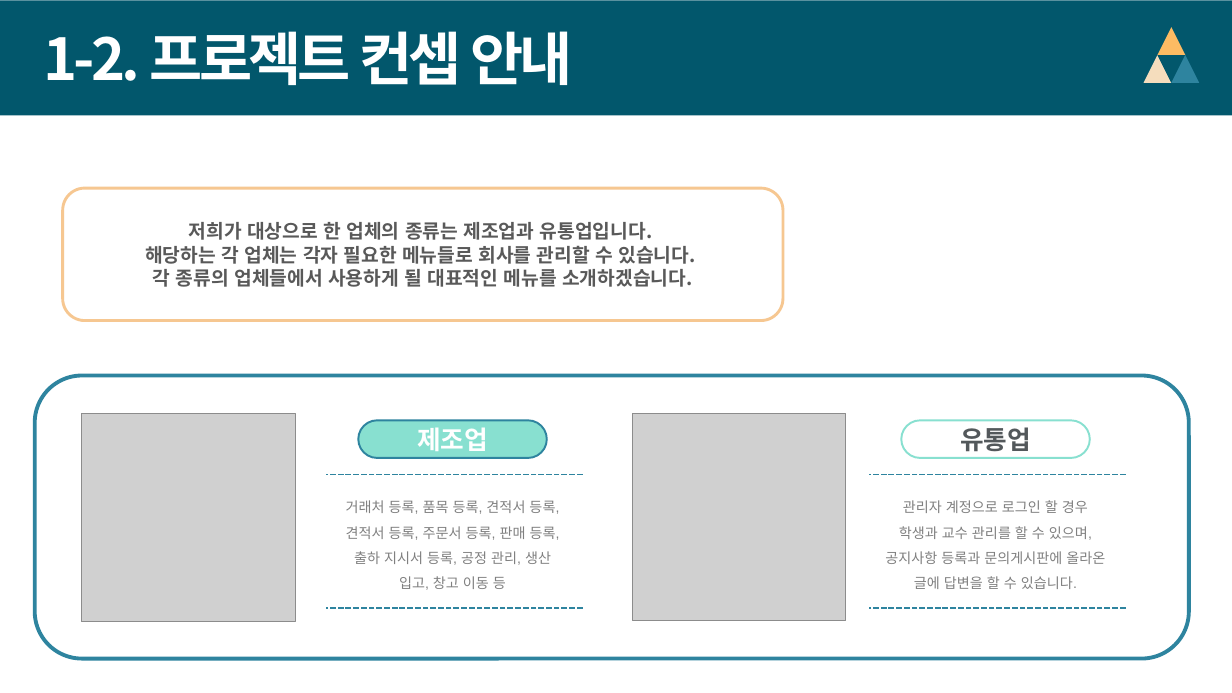
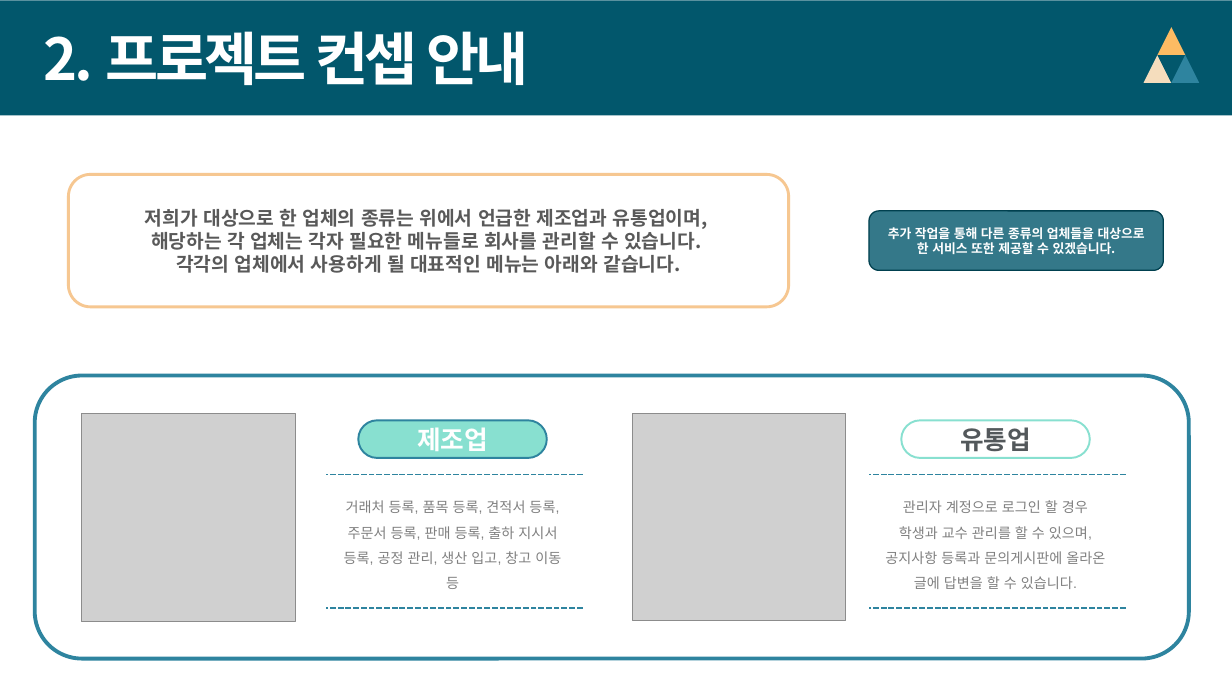
Before and after one commit to dw-final-project/dwFinal, a slide deck: slide 4 of dw 최종 프로젝트 착수 발표 ppt.pptx. Drawn at 1232x693 pixels with LibreOffice and Linux fonts; fonts in the diff are those of the drawing; grey boxes stand for pictures. Boxes give left, top, right and bottom in pixels: in the first picture for what was removed or moved away, otherwise in the second. Text is boxed around its words. In the diff, an @@ line names an element or a change of style, - is before the commit and + after.

```diff
--- a/dw 최종 프로젝트 착수 발표 ppt.pptx
+++ b/dw 최종 프로젝트 착수 발표 ppt.pptx
@@ text at (44, 31, 528, 85): text changed @@
-1-2. 프로젝트 컨셉 안내
+2. 프로젝트 컨셉 안내
@@ rounded rectangle "저희가 대상으로 한 업체의 종류는 ...": place and size @@
-rounded rectangle "저희가 대상으로 한 업체의 종류는 ..." at (63, 189, 784, 321)
+rounded rectangle "저희가 대상으로 한 업체의 종류는 ..." at (68, 175, 789, 307)
@@ text in rounded rectangle at (145, 209, 708, 229): text changed @@
-저희가 대상으로 한 업체의 종류는 제조업과 유통업입니다.
+저희가 대상으로 한 업체의 종류는 위에서 언급한 제조업과 유통업이며,
@@ rounded rectangle added at (869, 211, 1164, 270), fill #02576C at 80% opacity, outline #014050 1 pt, 10 pt, text #FFFFFF, bold @@
+추가 작업을 통해 다른 종류의 업체들을 대상으로 한 서비스 또한 제공할 수 있겠습니다.
@@ text in rounded rectangle at (176, 255, 680, 273): text changed @@
-각 종류의 업체들에서 사용하게 될 대표적인 메뉴를 소개하겠습니다.
+각각의 업체에서 사용하게 될 대표적인 메뉴는 아래와 같습니다.
@@ text at (344, 500, 561, 589): text changed @@
-거래처 등록, 품목 등록, 견적서 등록, 견적서 등록, 주문서 등록, 판매 등록, 출하 지시서 등록, 공정 관리, 생산 입고, 창고 이동 등
+거래처 등록, 품목 등록, 견적서 등록, 주문서 등록, 판매 등록, 출하 지시서 등록, 공정 관리, 생산 입고, 창고 이동 등
```
Also in this commit, not shown: 9 other slides changed, 5 slides added.
